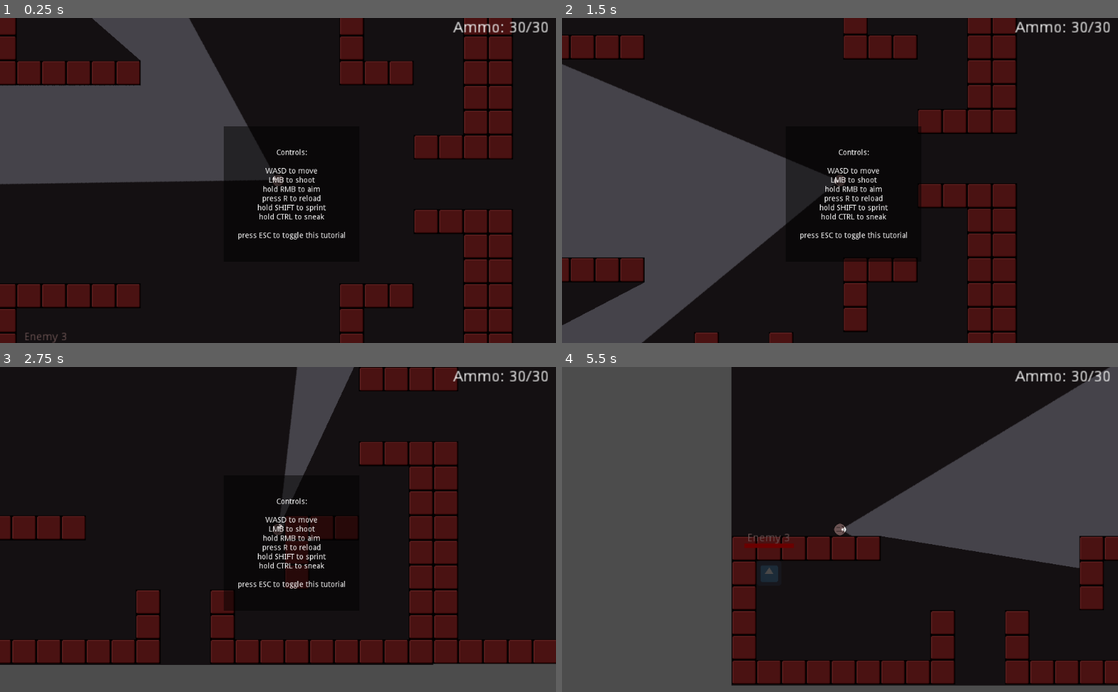
Above: before the commit, frames 1-4 (two rows, left to right).
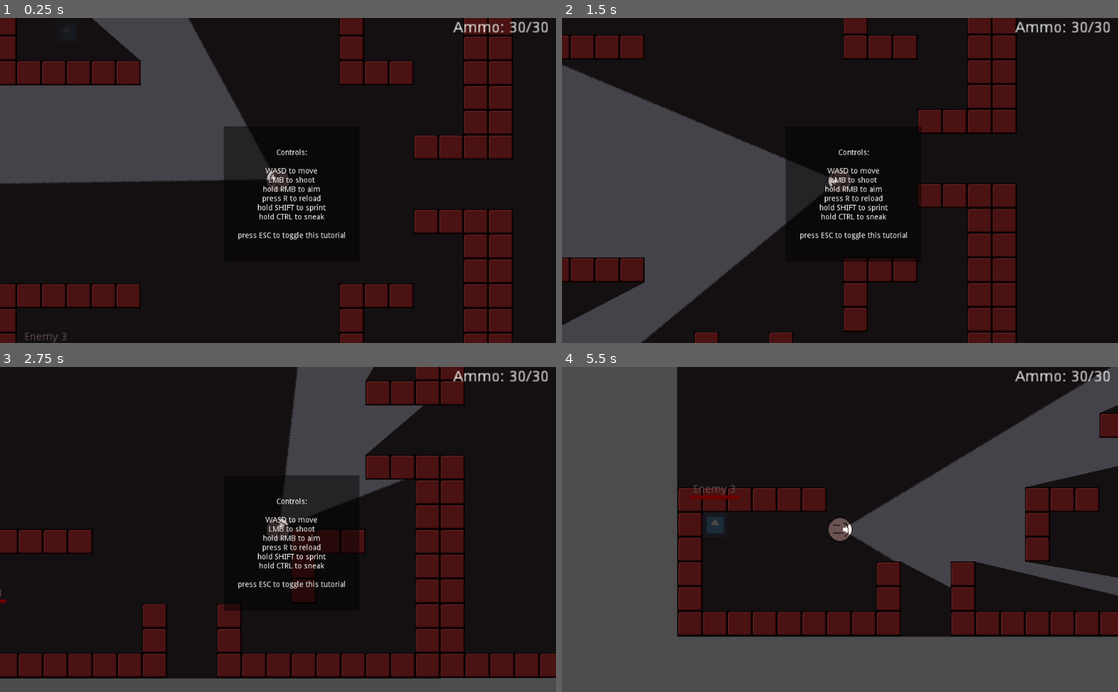
Above: after the commit, the same moments.

Repository: Rallas/4392-001TeamC
Game: Godot game, scene res://Scenes/DefaultScene.tscn
Two runs of this game, one before a commit and one after it. Both use one fixed random seed, a clock stepped at 60 frames per second and the inputs below. The engine's default icon, where the game draws it, is replaced by a stand-in: a white triangle on a blue panel in a dark square.
Inputs (mouse positions are in pixels of both pictures, inside the frame that each line leads up to):
- Up to frame 1 (0.25 s): no input
- Up to frame 2 (1.5 s): tap R (reload) at 0.5, 1.25 s; move the mouse to (962, 164) at 0.52 s; hold D (move_right) 0.53-1.28 s; hold Right mouse button (aim) 0.53-1.28 s; tap Ctrl (sneak) at 0.8, 1.35 s; move the mouse to (728, 196) at 1.27 s; hold S (move_down) from 1.28 s (still down)
- Up to frame 3 (2.75 s): tap Shift (sprint) at 1.55 s; tap R (reload) at 2 s; move the mouse to (333, 458) at 2.02 s; release S (move_down) at 2.03 s; hold D (move_right) from 2.03 s (still down); hold Shift (sprint) from 2.03 s (still down); right-click (333, 458) at 2.3 s
- Up to frame 4 (5.5 s): tap R (reload) at 2.75 s; move the mouse to (812, 594) at 2.77 s; release D (move_right) at 2.78 s; release Shift (sprint) at 2.78 s; hold W (move_up) 2.78-3.53 s; right-click (812, 594) at 2.85 s; tap Ctrl (sneak) at 3.05, 4.35, 5.3 s; move the mouse to (1006, 578) at 3.52 s; press the mouse at (1006, 578) at 3.53 s; hold A (move_left) 3.53-5.03 s; tap Shift (sprint) at 3.8 s; move the mouse to (673, 480) at 4.27 s; release the mouse at (673, 480) at 4.28 s; right-click (673, 480) at 4.55 s; move the mouse to (867, 529) at 5.02 s; hold S (move_down) from 5.03 s (still down); hold Shift (sprint) from 5.03 s (still down)

The runs differ from the first frame. In frame 1, 0.2% of the frame differs, in the area x 0-52%, y 0-54%; in frame 2, 0.3%; in frame 3, 21%; in frame 4, 35%, in the area x 20-100%, y 0-99%.

Commit message:
Added backpedaling functionality

Diff:
--- a/4392_TeamC_Prototype/Scenes/Rooms/Room.tscn
+++ b/4392_TeamC_Prototype/Scenes/Rooms/Room.tscn
@@ -1,11 +1,8 @@
-[gd_scene load_steps=5 format=2]
+[gd_scene load_steps=4 format=2]
 
 [ext_resource path="res://Resources/BasicTileset.tres" type="TileSet" id=1]
 [ext_resource path="res://Scenes/Enemy.tscn" type="PackedScene" id=2]
 [ext_resource path="res://Sprites/gray.PNG" type="Texture" id=3]
-
-[sub_resource type="OccluderPolygon2D" id=1]
-polygon = PoolVector2Array( -320, -34, -320, -320, 319, -319, 319, 319, -320, 319, -319, 33, -289, 33, -288, 289, 289, 289, 288, -289, -289, -289, -289, -33 )
 
 [node name="Room" type="Node2D"]
 
@@ -23,11 +20,6 @@
 format = 1
 tile_data = PoolIntArray( -589834, 0, 0, -589833, 0, 0, -589832, 0, 0, -589831, 0, 0, -589830, 0, 0, -589829, 0, 0, -58 …(972 unchanged characters)…
 
-[node name="LightOccluder2D" type="LightOccluder2D" parent="Walls"]
-light_mask = 3
-occluder = SubResource( 1 )
-light_mask = 3
-
 [node name="Enemy" parent="." instance=ExtResource( 2 )]
 position = Vector2( 187, -185 )
 
--- a/4392_TeamC_Prototype/Scripts/Player.gd
+++ b/4392_TeamC_Prototype/Scripts/Player.gd
@@ -8,9 +8,16 @@
 
 onready var NC = get_node("/root/RootNode/NoiseController")
 
+var playerPosition = global_position
+var mousePosition = get_global_mouse_position()
+
 export var moveSpeed = 200
 var speedModifier = 1
 var velocity = Vector2.ZERO
+var movementDirection = Vector2.ZERO
+var facingDirection = Vector2.ZERO
+var isBackpedaling = 0;
+var backpedalingModifier = 0.6;
 
 var lastFootstepTime = 0
 var timeBetweenFootsteps = 350
@@ -21,6 +28,7 @@
 
 func _physics_process(_delta):
 	velocity = Vector2.ZERO
+
 	if Input.is_action_pressed("move_down"):
 		velocity.y += 1
 	if Input.is_action_pressed("move_up"):
@@ -30,13 +38,30 @@
 	if Input.is_action_pressed("move_left"):
 		velocity.x -= 1
 
+	# Updating player and mouse position
+	playerPosition = global_position
+	mousePosition = get_global_mouse_position()
+
+	# Calculate facing direction
+	facingDirection = (mousePosition - playerPosition).normalized()
+	# Calculate the player's movement direction
+	movementDirection = Vector2(int(Input.is_action_pressed("move_right")) - int(Input.is_action_pressed("move_left")), int(Input.is_action_pressed("move_down")) - int(Input.is_action_pressed("move_up"))).normalized()
+	# Determining if player is backpedaling
+	isBackpedaling = movementDirection.dot(facingDirection) < -0.7
+	#print(movementDirection.dot(facingDirection))
 
 	if Input.is_action_pressed("sneak") or Input.is_action_pressed("aim"):
 		speedModifier = 0.5
+		if isBackpedaling:
+			speedModifier *= backpedalingModifier
 	elif Input.is_action_pressed("sprint"):
 		speedModifier = 2
+		if isBackpedaling:
+			speedModifier *= backpedalingModifier
 	else:
 		speedModifier = 1
+		if isBackpedaling:
+			speedModifier *= backpedalingModifier
 
 	if velocity != Vector2.ZERO and OS.get_ticks_msec() - lastFootstepTime > timeBetweenFootsteps:
 		lastFootstepTime = OS.get_ticks_msec()
